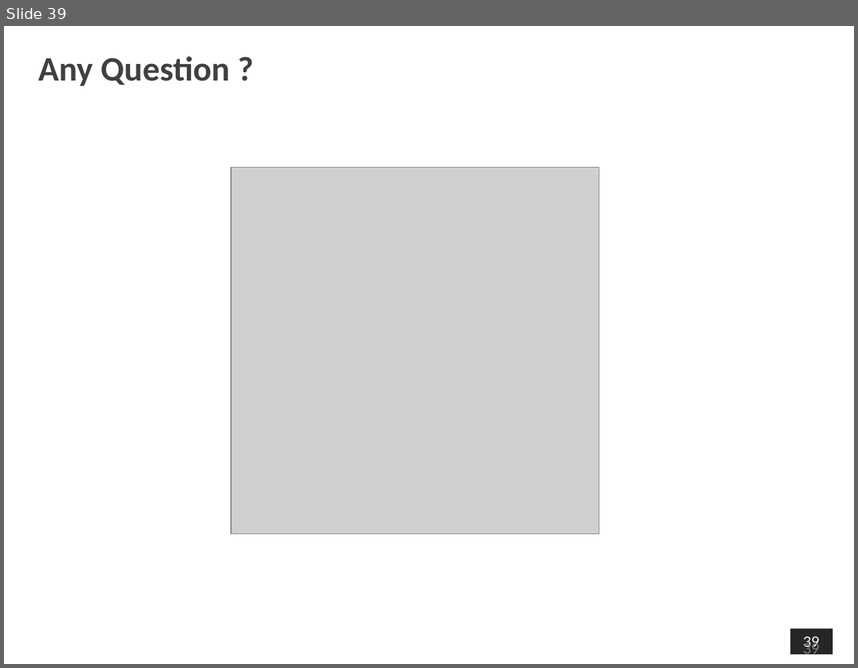
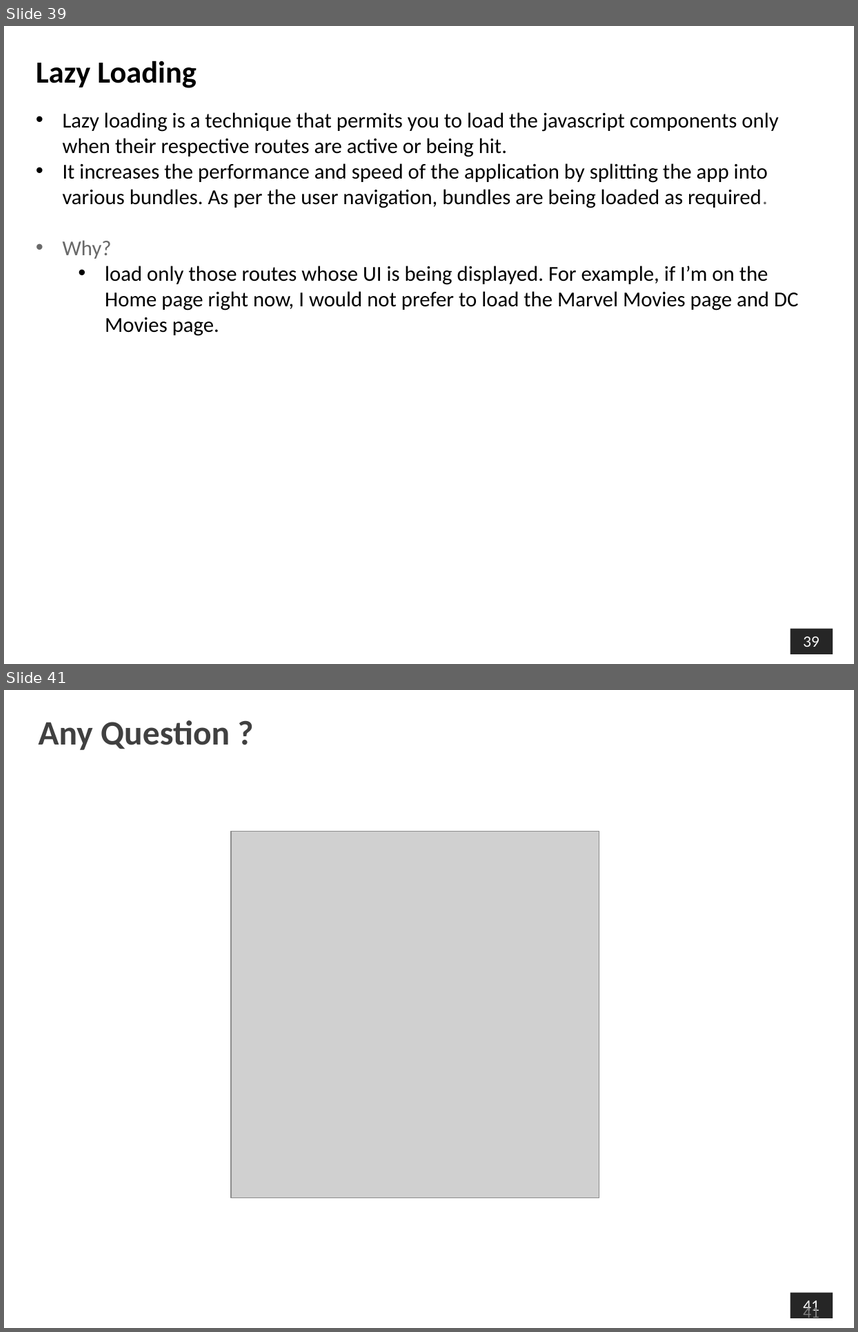
Before and after one commit to shalini06mittal/ConcertoTraining, a slide deck: ppts/Angular/Angular66_Router.pptx. Shown one above the other, each under a label of ours: slide 39 before the commit, slides 39 and 41 after it; the slides between them are not shown. The pictures are 858x668 and 858x1332 pixels, drawn with LibreOffice and Linux fonts; fonts in the diff are those of the drawing; grey boxes stand for pictures; background and template pictures are left out. Boxes give left, top, right and bottom in pixels: in the first picture for what was removed or moved away, otherwise in the second. Text is boxed around its words. In the diff, an @@ line names an element or a change of style, - is before the commit and + after.

```diff
--- a/ppts/Angular/Angular66_Router.pptx
+++ b/ppts/Angular/Angular66_Router.pptx
@@ slide 39 added at [4, 26, 854, 664], background picture (left out); not listed: 1 template element that a slide beside it also shows @@
@@ title added at [36, 60, 197, 88], 26 pt, text #000000, bold @@
+Lazy Loading
@@ text added at [63, 112, 798, 336], 18 pt, text #000000 @@
+• Lazy loading is a technique that permits you to load the javascript components only when their respective routes are active or being hit.
+• It increases the performance and speed of the application by splitting the app into various bundles. As per the user navigation, bundles are being loaded as required.
+• Why?
+  • load only those routes whose UI is being displayed. For example, if I’m on the Home page right now, I would not prefer to load the Marvel Movies page and DC Movies page.
@@ what was slide 39 is now slide 41 @@
@@ page number at [803, 1300, 820, 1314]: text changed @@
-39
+41
@@ page number at [803, 1305, 820, 1321]: text changed @@
-39
+41
```
Also in this commit, not shown: 1 other slide added, 13 other files.
